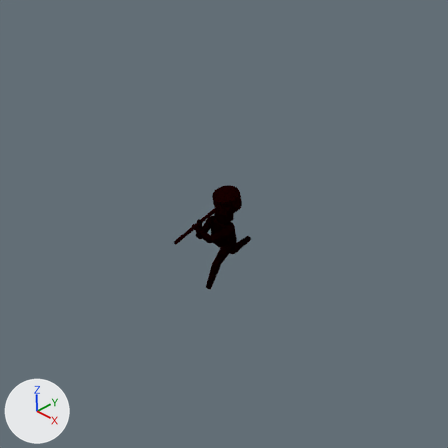
What one commit did to the Blender file blender/character.blend.
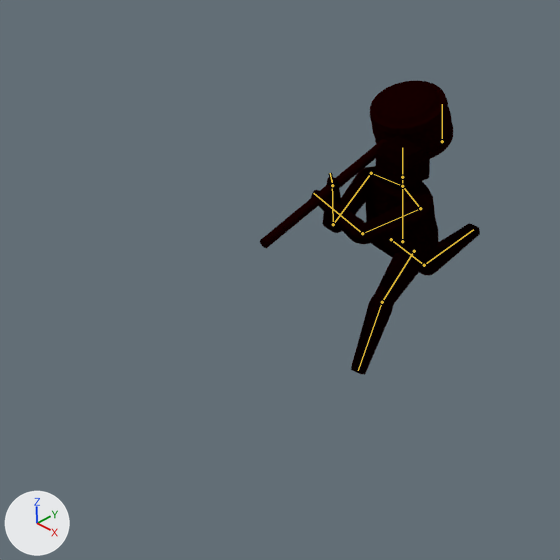
There are two pictures of each version: one from the file's camera 'Camera', one close up on the part from 18% to 62% of the width and 35% to 79% of the height. Every picture has the same lights, and +X, +Y and +Z are marked at lower left. The older version's two pictures come first. Both versions are drawn at frame 0 of the action 'Run'; the numbers are the values there. The bones that change, and the others that lie on the model, are drawn over the model as lines in the close-ups. Objects named as collision shapes, trigger or cutter boxes, shadow casters or lower levels of detail are left out.

Objects in the first close-up: 'Icosphere', 'character'.
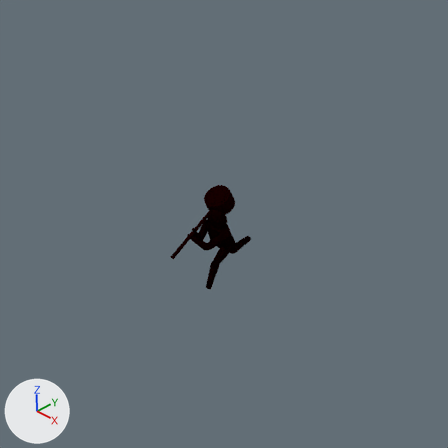
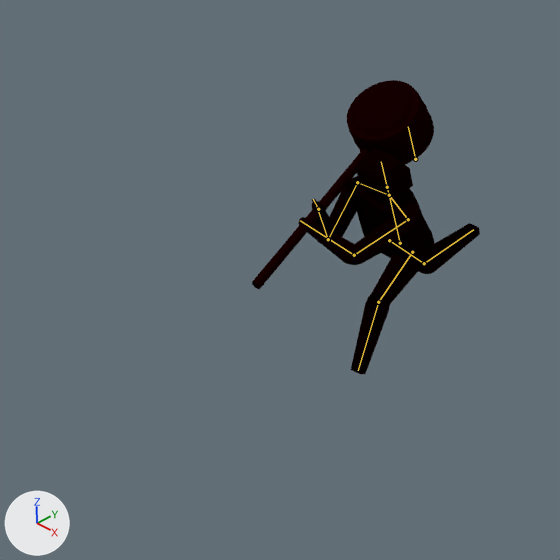
Where the change shows, as pixel boxes [x1, y1, x2, y2] in the close-ups (560 x 560 px):
'character', posed (8% wider)
    before: [311, 136, 480, 375]
    after: [298, 149, 480, 374]
'Icosphere', posed (25% taller)
    before: [260, 81, 453, 248]
    after: [252, 80, 434, 289]

The change, as a list of edits to the scene's bpy script:
```text
Change bone_base:
    where bone_base = bpy.data.objects['Armature'].pose.bones['Base']
    bone_base.rotation_quaternion: (1.0, 0.0, 0.0, 0.0) -> (0.992, 0.126, 0.0, 0.0)  # degrees (0, 0, 0) -> degrees (14, 0, 0)
```
